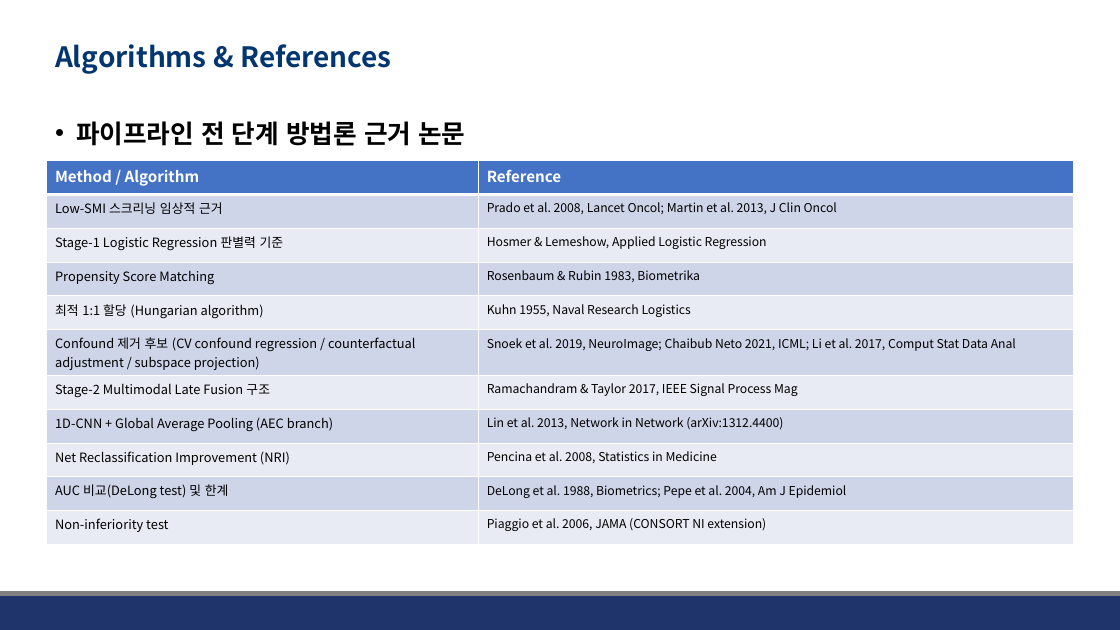
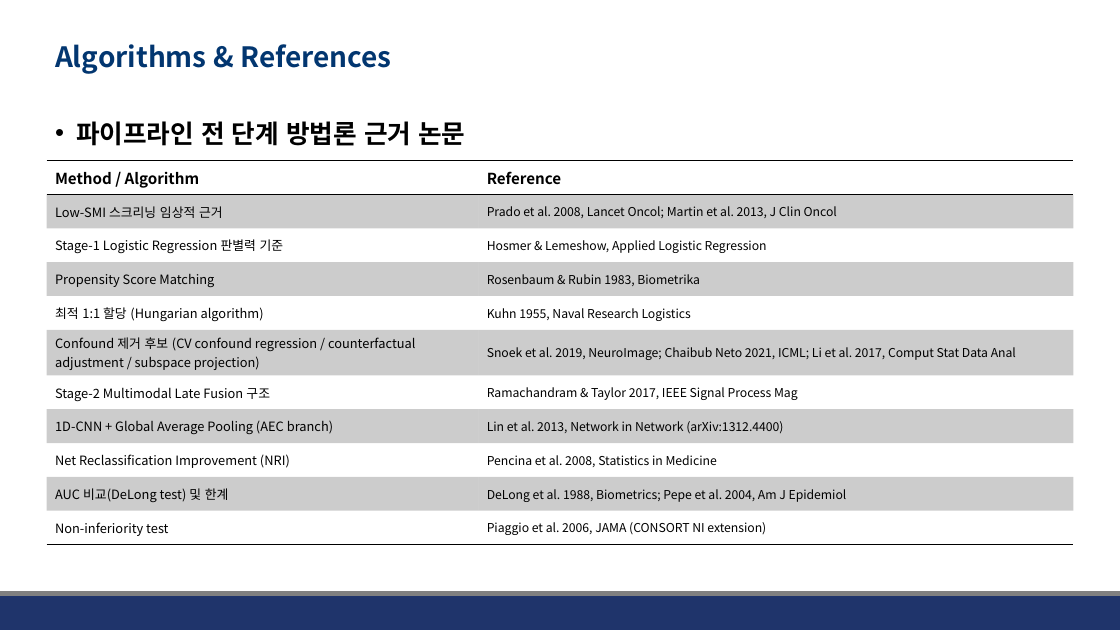
Before and after one commit to JHWannabe/Clinical_Study, a slide deck: slide 2 of docs/260724_Results_of_Residual_Algorithm.pptx. Drawn at 1120x630 pixels with LibreOffice and Linux fonts; fonts in the diff are those of the drawing; background and template pictures are left out. Boxes give left, top, right and bottom in pixels: in the first picture for what was removed or moved away, otherwise in the second. Text is boxed around its words. In the diff, an @@ line names an element or a change of style, - is before the commit and + after.

```diff
--- a/docs/260724_Results_of_Residual_Algorithm.pptx
+++ b/docs/260724_Results_of_Residual_Algorithm.pptx
@@ table at box(47, 160, 1074, 540) @@
@@ fill #4472C4 to none in row 1 @@
@@ fill #CFD5EA to #000000 at 20% opacity in 10 cells @@
@@ fill #E9EBF5 to none in 10 cells @@
@@ text colour #FFFFFF to #000000 in "Method / Algorithm", "Reference" @@
@@ borders changed @@
```
Also in this commit, not shown: 1 other slide changed, 1 other file.
